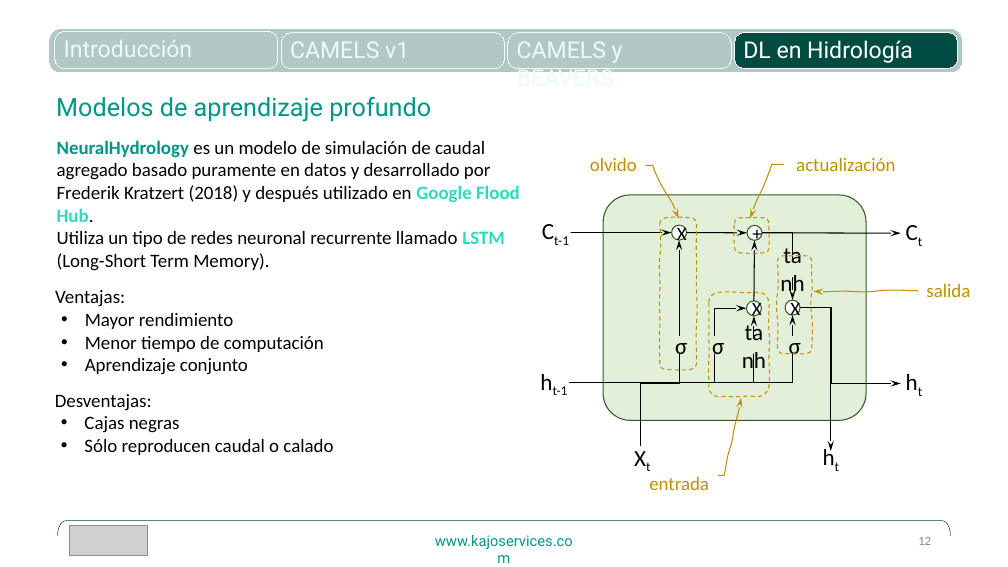
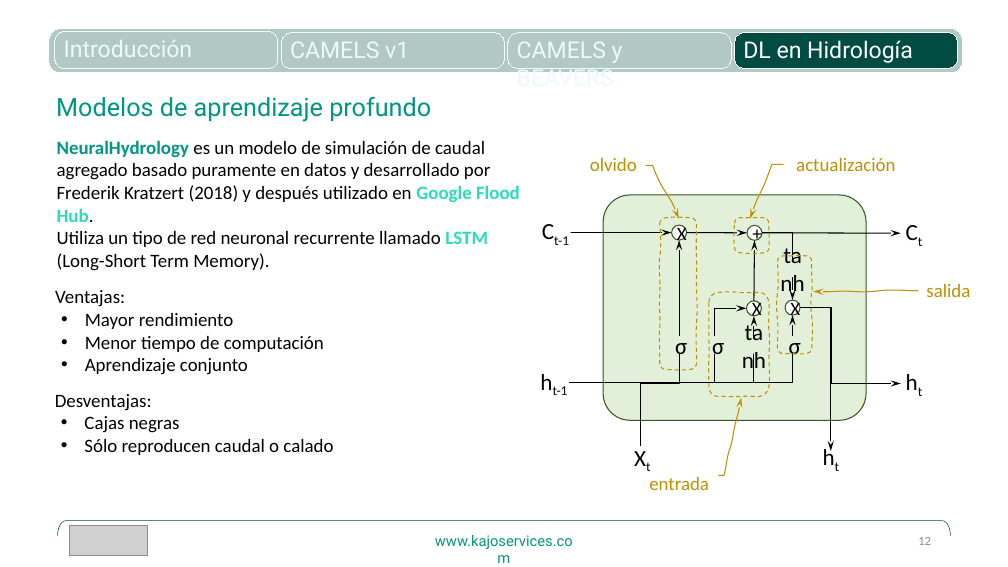
Before and after one commit to casadoj/of_camels_and_beavers, a slide deck: slide 12 of paper/presentation/202605_Of_Camels_and_Beavers.pptx. Drawn at 1008x567 pixels with LibreOffice and Linux fonts; fonts in the diff are those of the drawing; grey boxes stand for pictures. Boxes give left, top, right and bottom in pixels: in the first picture for what was removed or moved away, otherwise in the second. Text is boxed around its words. In the diff, an @@ line names an element or a change of style, - is before the commit and + after.

```diff
--- a/paper/presentation/202605_Of_Camels_and_Beavers.pptx
+++ b/paper/presentation/202605_Of_Camels_and_Beavers.pptx
@@ text at <box>57,231,488,271</box>: text changed @@
-Utiliza un tipo de redes neuronal recurrente llamado LSTM (Long-Short Term Memory).
+Utiliza un tipo de red neuronal recurrente llamado LSTM (Long-Short Term Memory).
```
Also in this commit, not shown: 1 other slide changed.
